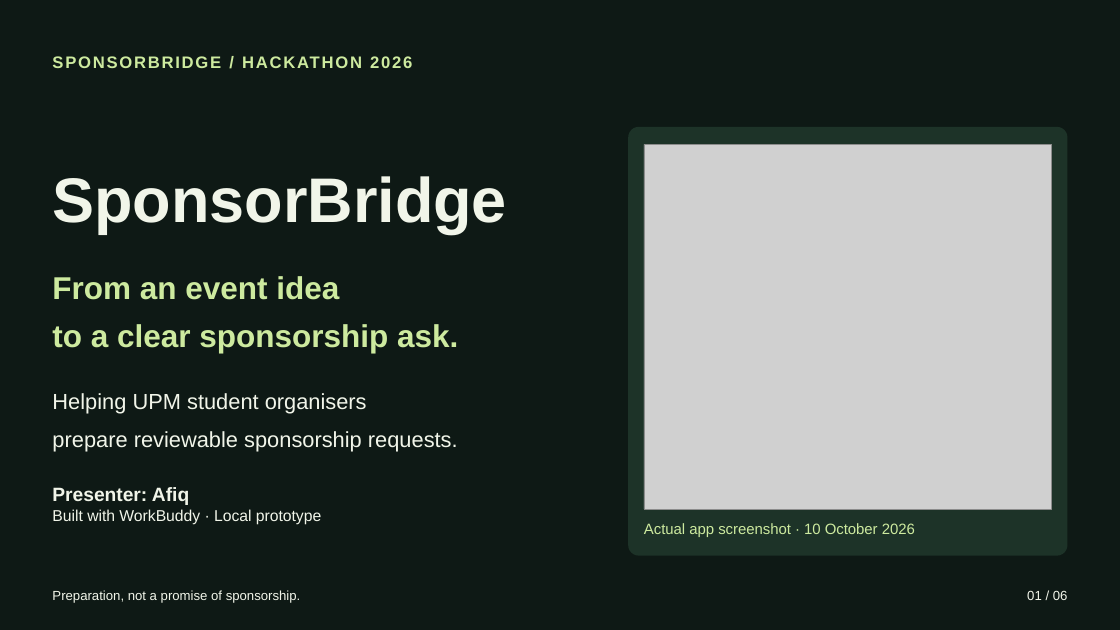
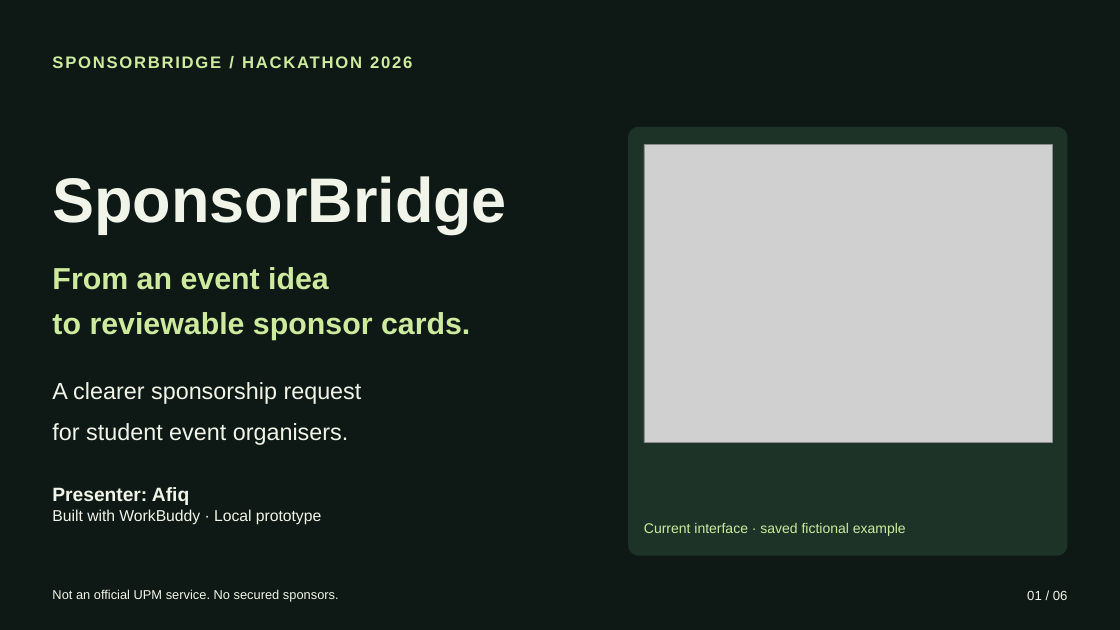
Before and after one commit to ryuhanbin/sponsorbridge-hackathon, a slide deck: slide 1 of slides/SponsorBridge-pitch.pptx. Drawn at 1120x630 pixels with LibreOffice and Linux fonts; fonts in the diff are those of the drawing; grey boxes stand for pictures. Boxes give left, top, right and bottom in pixels: in the first picture for what was removed or moved away, otherwise in the second. Text is boxed around its words. In the diff, an @@ line names an element or a change of style, - is before the commit and + after.

```diff
--- a/slides/SponsorBridge-pitch.pptx
+++ b/slides/SponsorBridge-pitch.pptx
@@ picture: place and size @@
-picture at bbox=[644, 145, 1052, 509]
+picture at bbox=[644, 145, 1053, 442]
@@ text at bbox=[52, 267, 470, 340]: text changed; size 27 to 26 pt @@
-From an event idea
-to a clear sponsorship ask.
+From an event idea
+to reviewable sponsor cards.
@@ text at bbox=[52, 382, 362, 445]: text changed; size 18.8 to 20 pt @@
-Helping UPM student organisers
-prepare reviewable sponsorship requests.
+A clearer sponsorship request
+for student event organisers.
@@ text at bbox=[644, 523, 906, 536]: text changed; size 12.8 to 12 pt @@
-Actual app screenshot · 10 October 2026
+Current interface · saved fictional example
@@ text removed at bbox=[52, 590, 301, 603] @@
-Preparation, not a promise of sponsorship.
@@ text added at bbox=[52, 589, 339, 602], 11 pt, text #F1F5E9 @@
+Not an official UPM service. No secured sponsors.
```
Also in this commit, not shown: 3 other slides changed, 2 slides added, 2 slides removed.
